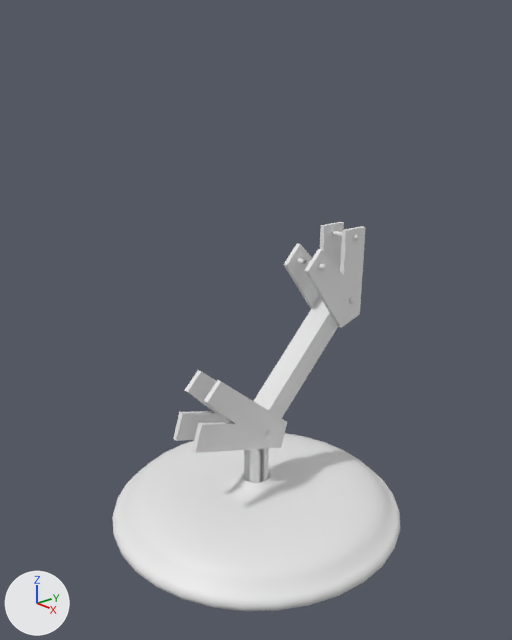
One commit to the Blender file S5/LampScene.blend: the scene before it, then after it.
Camera for both pictures: a 50 mm lens placed at (3.81, -3.32, 3.48), pointed at (0.03, -0.03, 1.73). Lighting does not change. The marker at lower left points along +X, +Y and +Z.

Names of what the first picture shows: 'LampBaseLP', 'LowerArm', 'MiddlePart', 'Stem'.
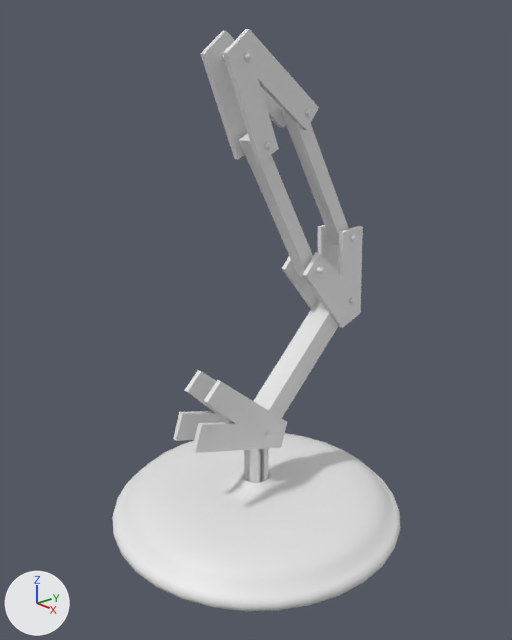
Commit message: Added UpperArm

Changed parts and their boxes (x1, y1, x2, y2) in the pictures (512 x 640 px):
'TopPart', added
    after: (201, 29, 319, 163)
'MiddlePart', turned
    before: (283, 222, 366, 328)
    after: (282, 225, 363, 328)
'TopStemInner', added
    after: (239, 133, 313, 277)
'TopStemOuter', added
    after: (280, 108, 349, 245)

The edits, one by one:
Mesh me_middlepart_001 is new.
It has 206 vertices, 156 faces and spans x -0.525..0.118, y -0.213..0.598, z 0.0..0.158.
Mesh me_topstemouter is new.
It is a box spanning x -0.248..-0.128, y -1.168..0.057, z -0.06..0.06.
Object 'MiddlePart' (ob_middlepart) turns from (90, 0, 90) to (90, -3.4, 90) degrees about x, y and z.
Object 'TopPart' (ob_toppart) is new; it shows me_middlepart_001.
Its parent is ob_upperarm.
Its matrix parent inverse is Matrix(((1.0, 0.0, 0.0, -0.188), (0.0, 1.0, 0.0, -0.511), (0.0, 0.0, 1.0, -2.037), (0.0, 0.0, 0.0, 1.0))).
Its location is (0.0, -0.198, 3.49).
Its rotation in degrees is (90, 159, 90).
It gains a MIRROR modifier named 'Mirror'.
Modifier setting: mirror_object = ob_zeroaxispoint_001.
Object 'UpperArm' (ob_upperarm) is new.
Its location is (0.188, 0.511, 2.037).
Its hide viewport is True.
Object 'ZeroAxisPoint.001' (ob_zeroaxispoint_001) is new.
Its location is (0.0, 0.0, 0.0).
Object 'TopStemOuter' (ob_topstemouter) is new; it shows me_topstemouter.
Its parent is ob_upperarm.
Its matrix parent inverse is Matrix(((1.0, 0.0, 0.0, -0.188), (0.0, 1.0, 0.0, -0.511), (0.0, 0.0, 1.0, -2.037), (0.0, 0.0, 0.0, 1.0))).
Its location is (0.188, 0.892, 2.229).
Its rotation in degrees is (-61, 0, 0).
Object 'TopStemInner' (ob_topsteminner) is new; it shows a copy of me_topstemouter.
Its parent is ob_upperarm.
Its matrix parent inverse is Matrix(((1.0, 0.0, 0.0, -0.188), (0.0, 1.0, 0.0, -0.511), (0.0, 0.0, 1.0, -2.037), (0.0, 0.0, 0.0, 1.0))).
Its location is (0.188, 0.511, 2.037).
Its rotation in degrees is (-61, 0, 0).
